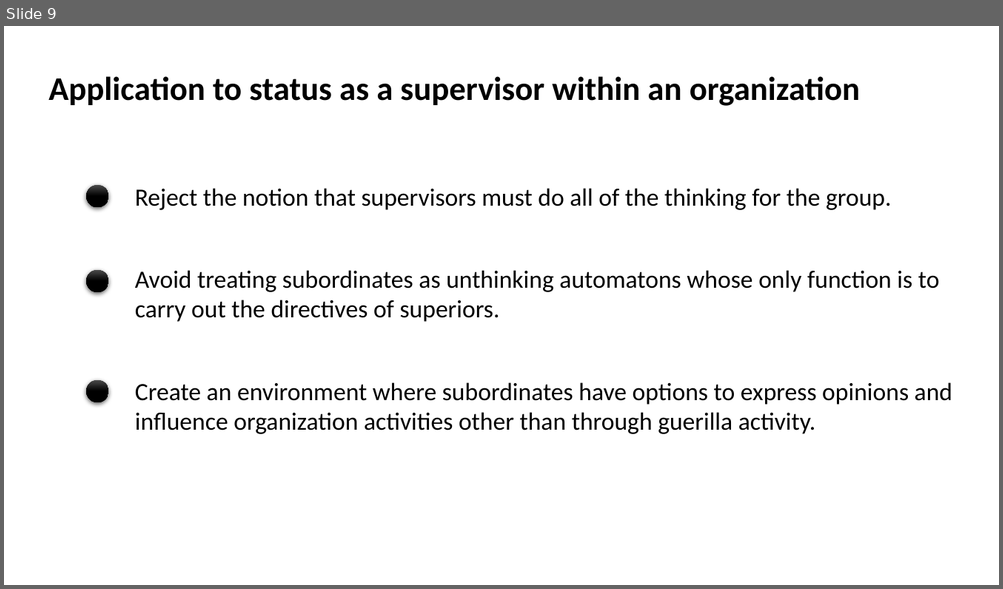
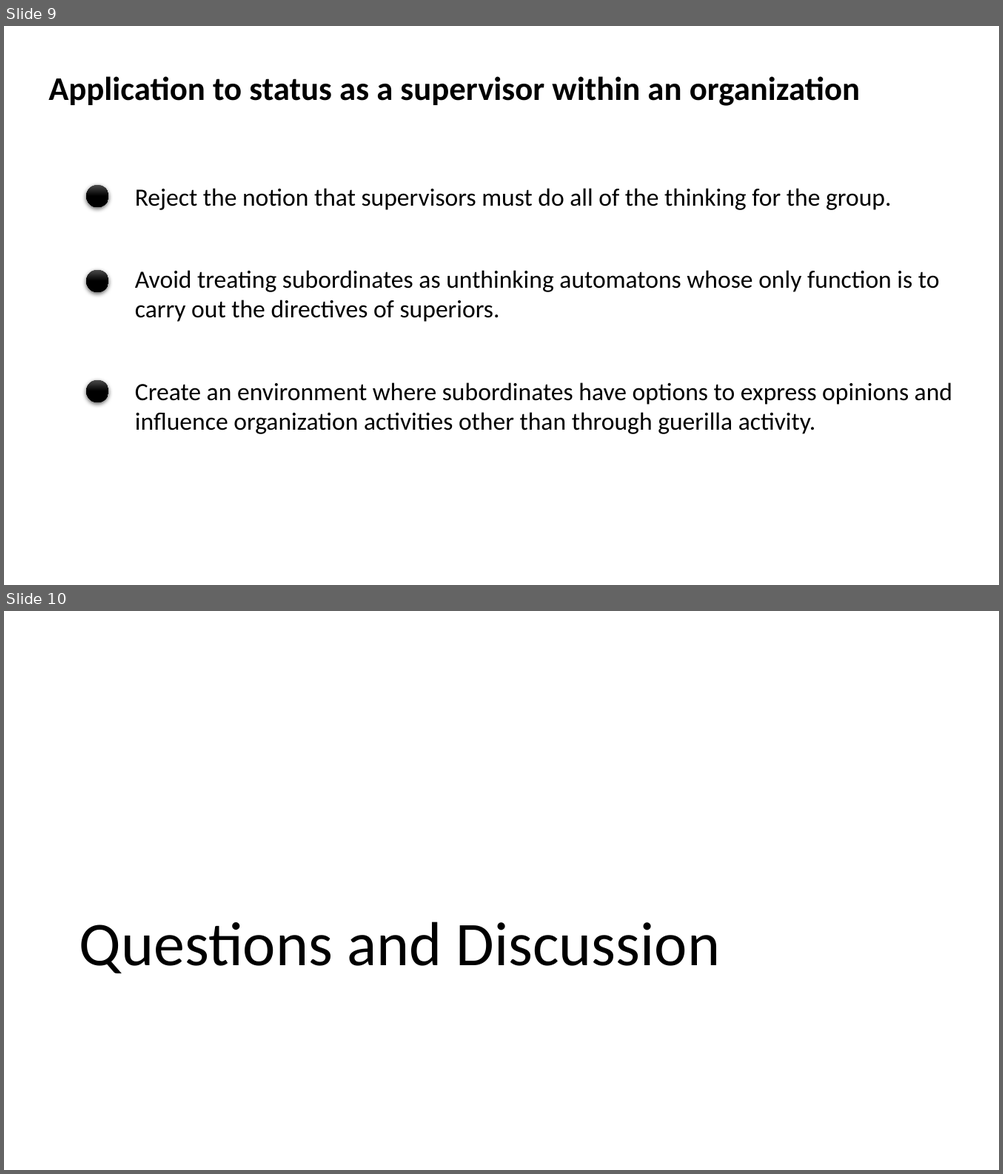
Before and after one commit to SLU-Courses-Townes/POLS6320, a slide deck: FinalPaper/Townes_POLS6320_2020_Spring_FinalPaper_Presentation_v00.pptx. Shown one above the other, each under a label of ours: slide 9 before the commit, slides 9 and 10 after it. The pictures are 1003x589 and 1003x1174 pixels, drawn with LibreOffice and Linux fonts; fonts in the diff are those of the drawing. Boxes give left, top, right and bottom in pixels: in the first picture for what was removed or moved away, otherwise in the second. Text is boxed around its words. In the diff, an @@ line names an element or a change of style, - is before the commit and + after.

```diff
--- a/FinalPaper/Townes_POLS6320_2020_Spring_FinalPaper_Presentation_v00.pptx
+++ b/FinalPaper/Townes_POLS6320_2020_Spring_FinalPaper_Presentation_v00.pptx
@@ slide 10 added at (x1=4, y1=611, x2=999, y2=1170), background #FFFFFF @@
@@ title added at (x1=79, y1=922, x2=720, y2=974), 60 pt, text #000000 @@
+Questions and Discussion
```
Also in this commit, not shown: 4 slides changed, 1 other file.
